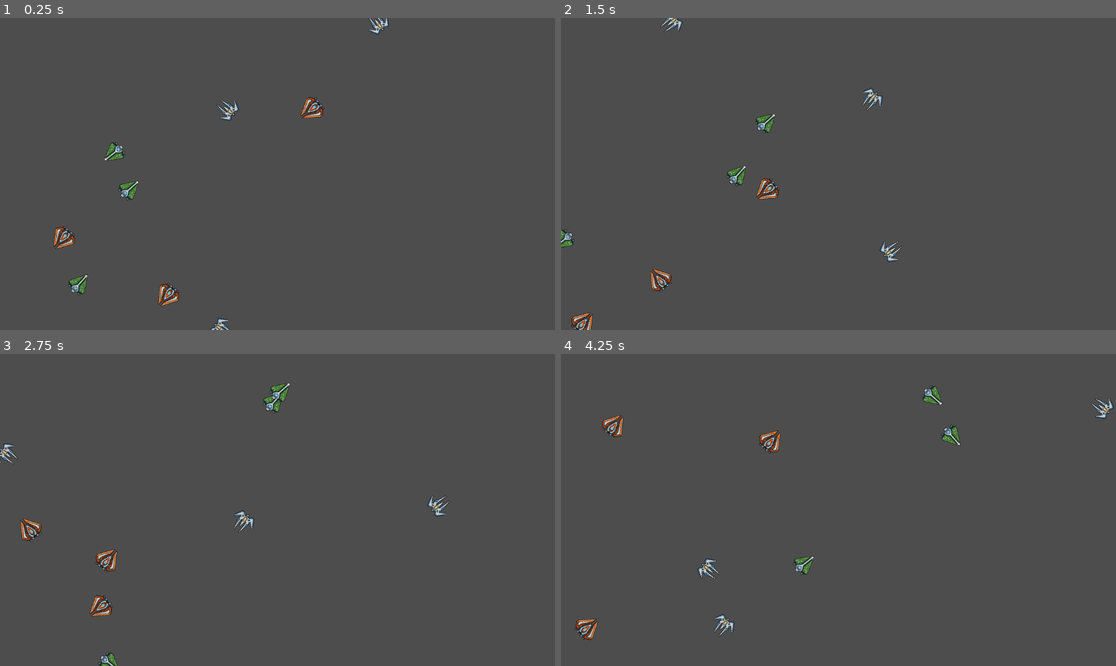
Above: before the commit, frames 1-4 (two rows, left to right).
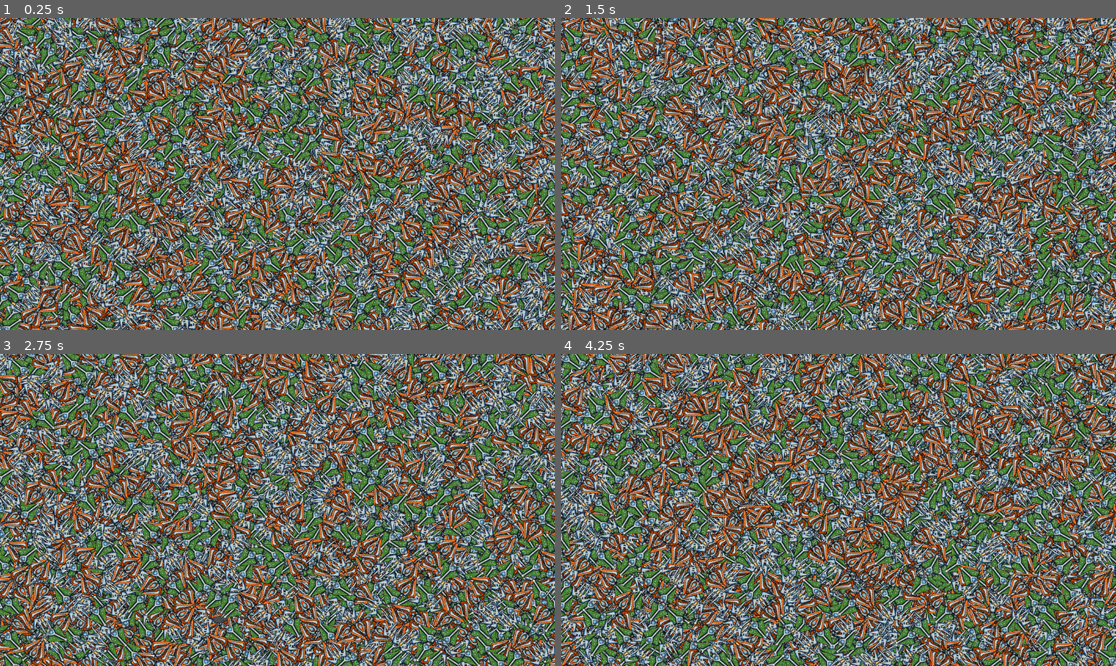
Above: after the commit, the same moments.

Repository: nfearnley/Mobile-Fortress
Game: Godot game, scene res://root.tscn
Same seed, same stepped clock (60 frames per second), same inputs: the game is played once before the commit and once after it. Before the commit the project has no main scene; this scene is started directly in both runs.
Inputs:
- Up to frame 1 (0.25 s): no input
- Up to frame 2 (1.5 s): no input
- Up to frame 3 (2.75 s): no input
- Up to frame 4 (4.25 s): no input

The runs differ from the first frame. In frame 1, 89% of the frame differs, in the area x 0-100%, y 0-100%; in frame 2, 89%; in frame 3, 89%; in frame 4, 90%.

Commit message:
fix merge

Diff:
--- a/project.godot
+++ b/project.godot
@@ -11,5 +11,6 @@
 [application]
 
 config/name="Mobile Fortress"
+run/main_scene="res://root.tscn"
 config/features=PackedStringArray("4.3", "Forward Plus")
 config/icon="res://icon.svg"
--- a/root.tscn
+++ b/root.tscn
@@ -1,10 +1,12 @@
-[gd_scene load_steps=4 format=3 uid="uid://bncaekq70lb1s"]
+[gd_scene load_steps=5 format=3 uid="uid://bncaekq70lb1s"]
 
+[ext_resource type="Script" path="res://root.gd" id="1_ttp0a"]
 [ext_resource type="PackedScene" uid="uid://csm4i5by20p4l" path="res://Minions/Drone.tscn" id="1_ylxqh"]
 [ext_resource type="PackedScene" uid="uid://2806swbl5cxd" path="res://Minions/Fighter.tscn" id="2_cih40"]
 [ext_resource type="PackedScene" uid="uid://gg0bden7okhh" path="res://Minions/Bomber.tscn" id="3_wp1ex"]
 
 [node name="root" type="Node2D"]
+script = ExtResource("1_ttp0a")
 
 [node name="Drone" parent="." instance=ExtResource("1_ylxqh")]
 position = Vector2(360, 454)
